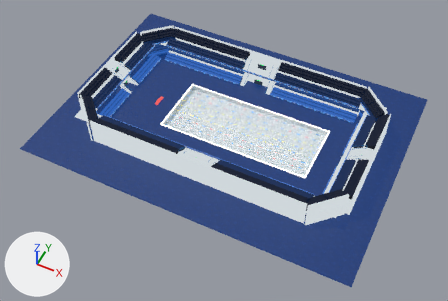
The glTF model assets/race/pool/LowPolyPool.glb: old version first, new version second.
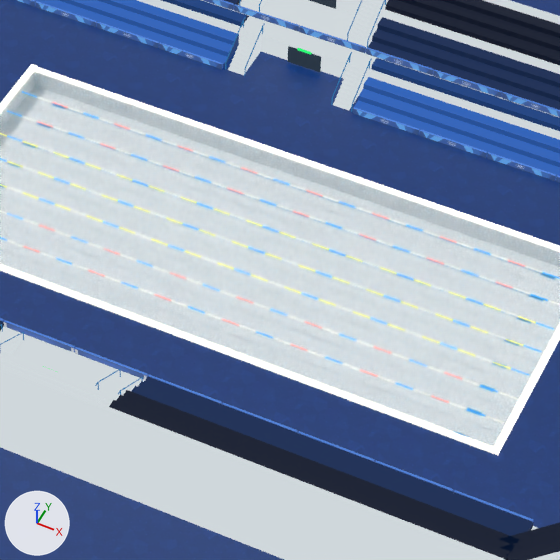
Each version appears first whole from a camera (50 mm lens) standing at (82.0, -129.2, 146.9) and looking at (21.7, -8.7, -3.7), and next in a close-up on the part from 41% to 72% of the width and 23% to 68% of the height. Lighting does not change. The marker at lower left points along +X, +Y and +Z. The last two pictures show the newer version. Where no turn or scale is listed for an object, it has been applied to the vertices.

In view in the first close-up: 'BleacherAccess_Architecture_Merged', 'BleacherBatch_T1_N', 'BleacherBatch_T3_N', 'BleacherBatch_T3_S', 'BleacherBatch_T4_N', 'BleacherBatch_T4_S', 'OlympicPanels_Merged', 'PoolWaterSurface', 'StandStructure_Merged', 'Venue_Rectangular_Ground', 'lane_float_rope_batch', 'pool_edge_batch' and 4 more.
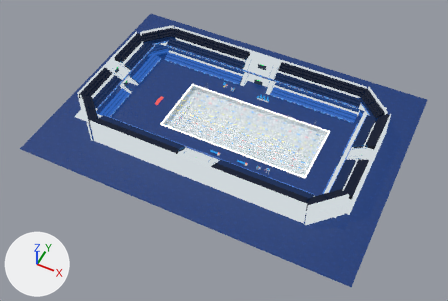
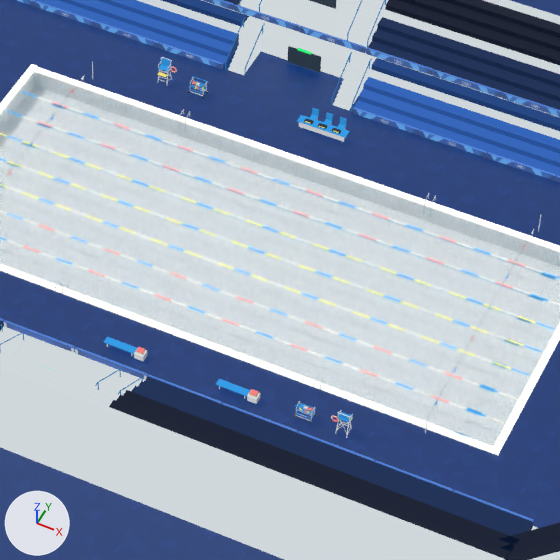
What differs and where, as boxes (x1, y1, x2, y2) in the close-ups (560 x 560 px):
'PoolsideProps_Merged', added: after (0, 57, 541, 438)

What changed in the scene script:
```text
Add img_poolsidepropsflatcoloratlas:
    img_poolsidepropsflatcoloratlas = load_image('PoolsidePropsFlatColorAtlas', '_unpacked/PoolsidePropsFlatColorAtlas', 96, 16, 'sRGB')
Add mat_poolsidepropsflatcoloratlas_material:
    mat_poolsidepropsflatcoloratlas_material = bpy.data.materials.new('PoolsidePropsFlatColorAtlas_Material')
    # colours: black #000000
    # uses the picture img_poolsidepropsflatcoloratlas
Add me_poolsideprops_merged_mesh:
    me_poolsideprops_merged_mesh.from_pydata(...)  # 3479 vertices, 5872 faces; spans x 5.0..45.0, y -14.7..15.7, z -0.7..2.7
    me_poolsideprops_merged_mesh.materials.append(mat_poolsidepropsflatcoloratlas_material)
Add ob_poolsideprops_merged:
    ob_poolsideprops_merged = bpy.data.objects.new('PoolsideProps_Merged', me_poolsideprops_merged_mesh)
    ob_poolsideprops_merged.location = (0.0, 0.0, 0.0)
```
